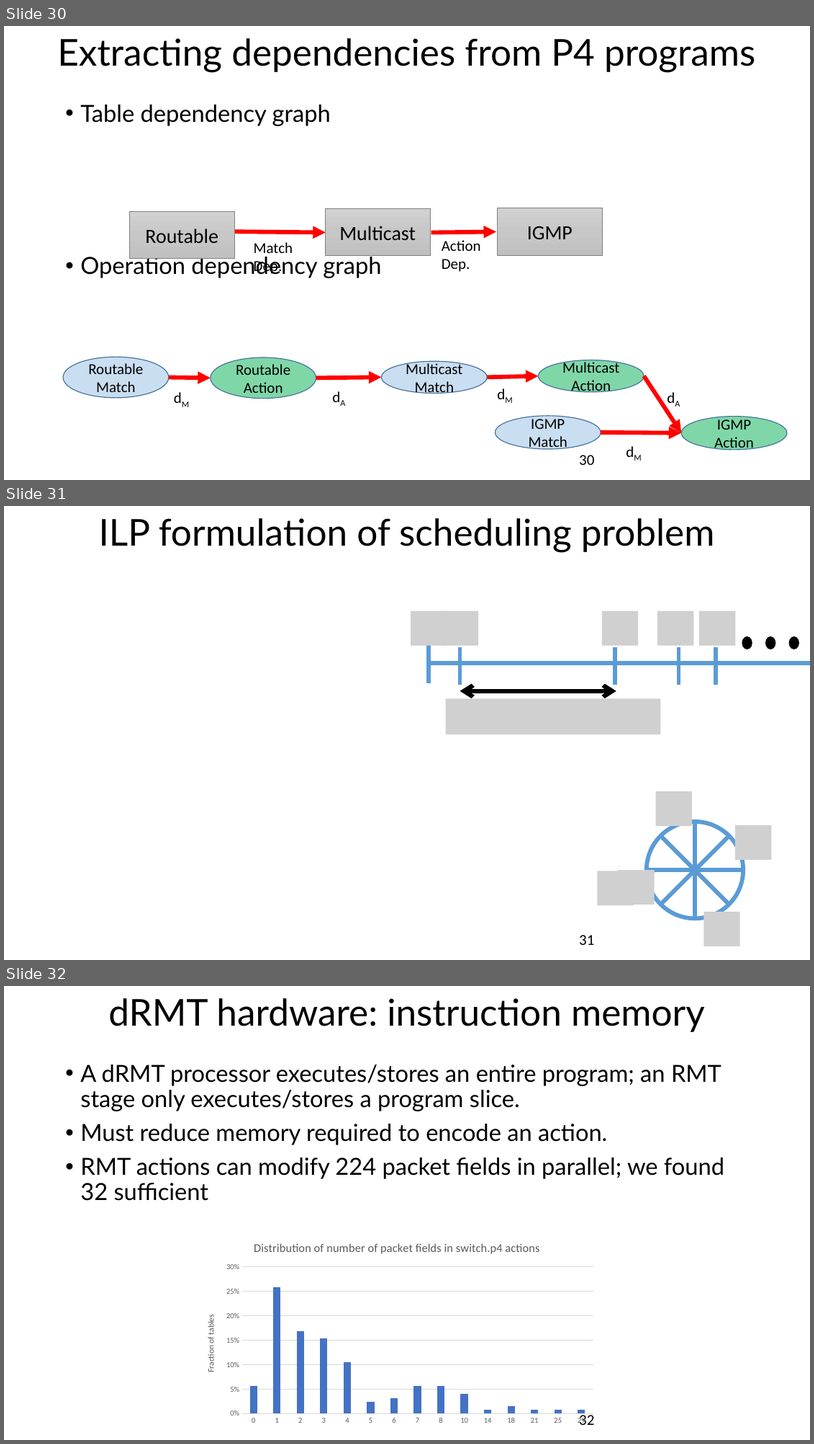
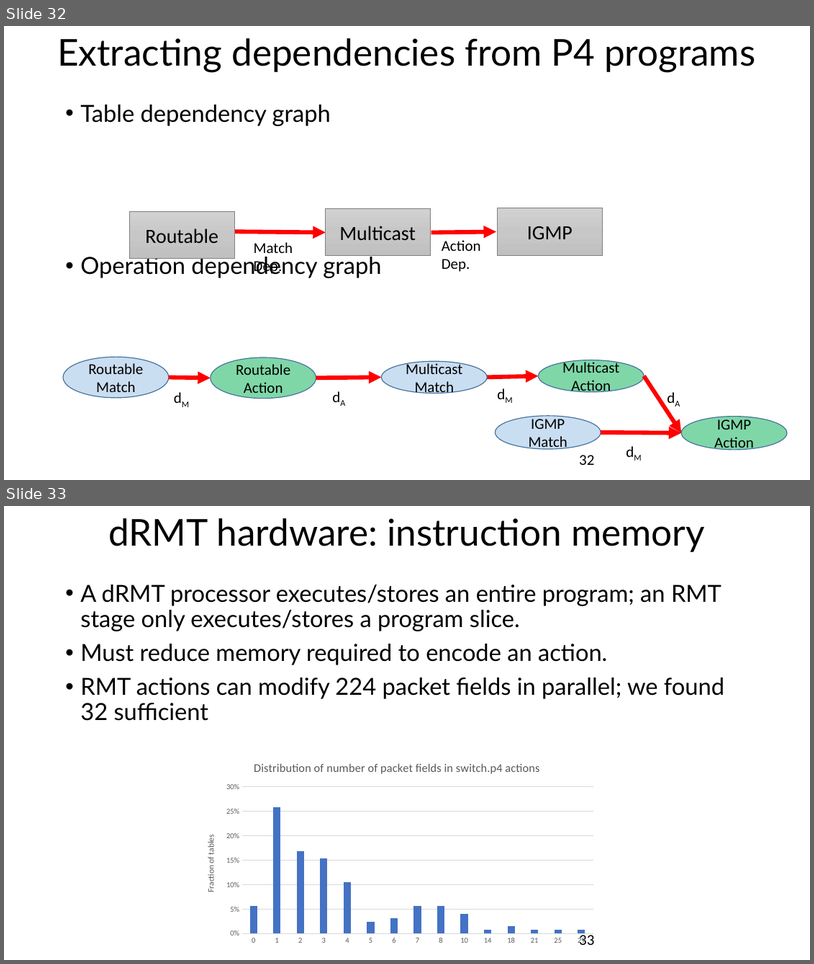
Before and after one commit to anirudhSK/drmt_talk, a slide deck: drmt_sigcomm.pptx. Shown one above the other, each under a label of ours: slides 30, 31 and 32 before the commit, slides 32 and 33 after it. The pictures are 814x1444 and 814x964 pixels, drawn with LibreOffice and Linux fonts; fonts in the diff are those of the drawing; grey boxes stand for pictures. Boxes give left, top, right and bottom in pixels: in the first picture for what was removed or moved away, otherwise in the second. Text is boxed around its words. In the diff, an @@ line names an element or a change of style, - is before the commit and + after.

```diff
--- a/drmt_sigcomm.pptx
+++ b/drmt_sigcomm.pptx
@@ slide 31 removed at bbox=[4, 506, 810, 960], background #FFFFFF @@
@@ title removed at bbox=[99, 518, 715, 553] @@
-ILP formulation of scheduling problem
@@ picture removed at bbox=[411, 610, 448, 645] @@
@@ picture removed at bbox=[442, 610, 479, 645] @@
@@ picture removed at bbox=[602, 610, 638, 645] @@
@@ picture removed at bbox=[658, 610, 694, 645] @@
@@ picture removed at bbox=[700, 610, 736, 645] @@
@@ line removed from (429, 645) to (429, 682) @@
@@ line removed from (460, 647) to (460, 685) @@
@@ line removed from (615, 647) to (615, 685) @@
@@ line removed from (679, 647) to (679, 685) @@
@@ line removed from (716, 647) to (716, 685) @@
@@ ellipse removed at bbox=[743, 636, 752, 649] @@
@@ ellipse removed at bbox=[766, 636, 776, 649] @@
@@ ellipse removed at bbox=[790, 636, 800, 649] @@
@@ line removed from (427, 663) to (810, 663) @@
@@ picture removed at bbox=[446, 698, 661, 734] @@
@@ double arrow removed from (460, 691) to (617, 691) @@
@@ picture removed at bbox=[656, 791, 692, 826] @@
@@ picture removed at bbox=[736, 825, 772, 860] @@
@@ picture removed at bbox=[597, 871, 634, 906] @@
@@ picture removed at bbox=[619, 870, 655, 904] @@
@@ group removed at bbox=[647, 821, 744, 918]: 4 lines, 1 ellipse @@
@@ picture removed at bbox=[705, 911, 741, 946] @@
@@ page number removed at bbox=[579, 934, 594, 944] @@
-31
@@ what was slide 30 is now slide 32 @@
@@ page number at bbox=[579, 454, 594, 464]: text changed @@
-30
+32
@@ what was slide 32 is now slide 33 @@
@@ page number at bbox=[579, 932, 594, 944]: text changed @@
-32
+33
```
Also in this commit, not shown: 1 slide changed, 2 slides added.
